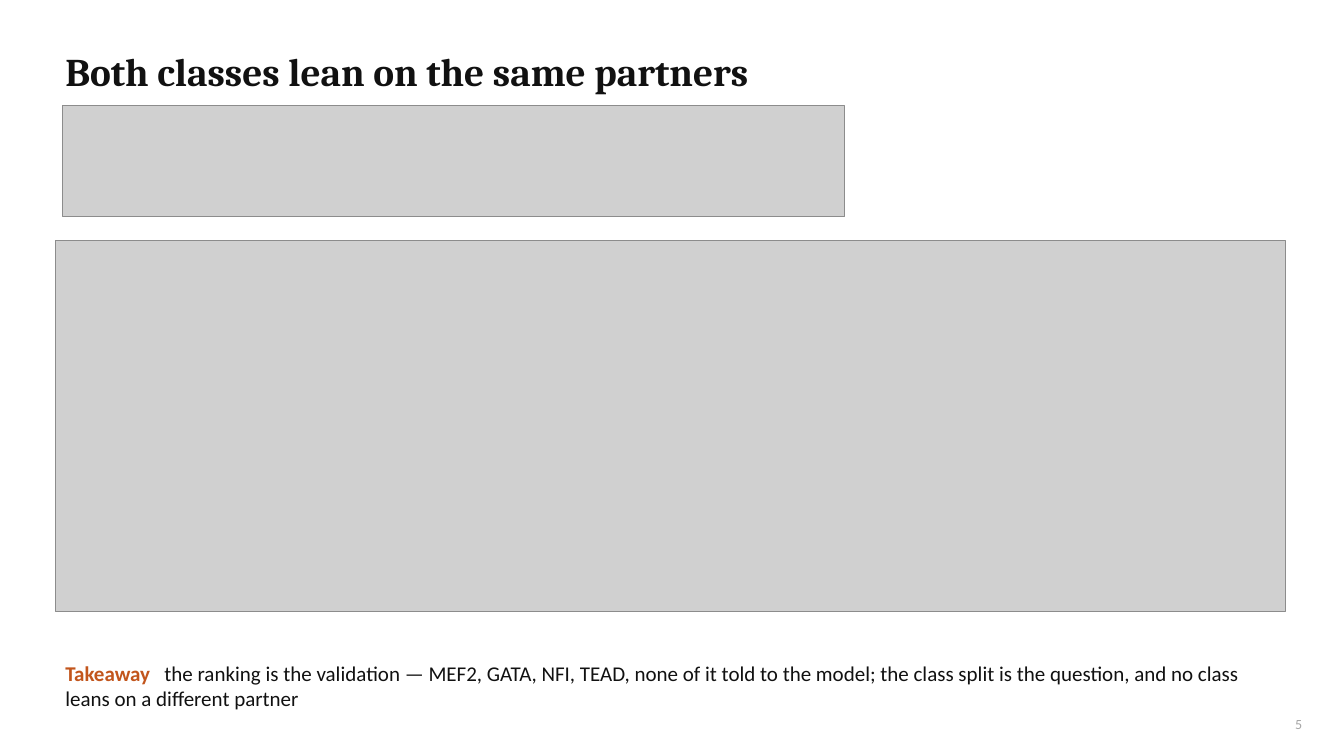
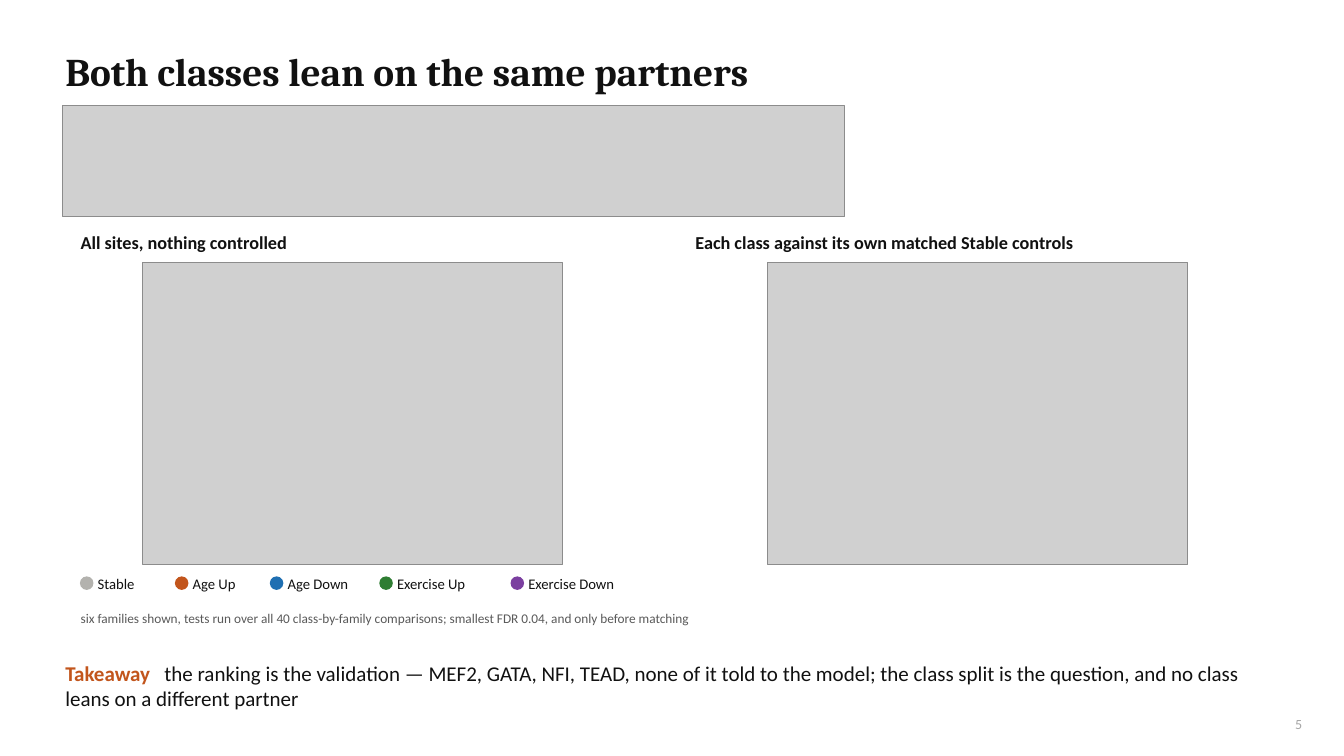
Before and after one commit to cytokine4242/Alpha_Genome_Ap1, a slide deck: slide 5 of Analysis/AP1_AlphaGenome_results.pptx. Drawn at 1344x756 pixels with LibreOffice and Linux fonts; fonts in the diff are those of the drawing; grey boxes stand for pictures. Boxes give left, top, right and bottom in pixels: in the first picture for what was removed or moved away, otherwise in the second. Text is boxed around its words. In the diff, an @@ line names an element or a change of style, - is before the commit and + after.

```diff
--- a/Analysis/AP1_AlphaGenome_results.pptx
+++ b/Analysis/AP1_AlphaGenome_results.pptx
@@ text added at (81,236,287,252), 13 pt, text #111111, bold @@
+All sites, nothing controlled
@@ text added at (695,236,1073,252), 13 pt, text #111111, bold @@
+Each class against its own matched Stable controls
@@ picture removed at (55,240,1286,612) @@
@@ picture added at (143,262,564,565) @@
@@ picture added at (768,262,1189,565) @@
@@ ellipse added at (81,577,93,589), fill #B3B2AE, outline #B3B2AE 1 pt @@
@@ text added at (98,578,135,589), 10.5 pt, text #111111 @@
+Stable
@@ ellipse added at (175,577,188,589), fill #C2551C, outline #C2551C 1 pt @@
@@ text added at (193,579,235,592), 10.5 pt, text #111111 @@
+Age Up
@@ ellipse added at (270,577,282,589), fill #1F6FB2, outline #1F6FB2 1 pt @@
@@ text added at (288,579,348,592), 10.5 pt, text #111111 @@
+Age Down
@@ ellipse added at (380,577,392,589), fill #2E7D32, outline #2E7D32 1 pt @@
@@ text added at (397,579,465,592), 10.5 pt, text #111111 @@
+Exercise Up
@@ ellipse added at (511,577,523,589), fill #7B3FA0, outline #7B3FA0 1 pt @@
@@ text added at (528,579,614,589), 10.5 pt, text #111111 @@
+Exercise Down
@@ text added at (81,614,689,626), 9.5 pt, text #595959 @@
+six families shown, tests run over all 40 class-by-family comparisons; smallest FDR 0.04, and only before matching
```
Also in this commit, not shown: 7 other slides changed, 45 other files.
